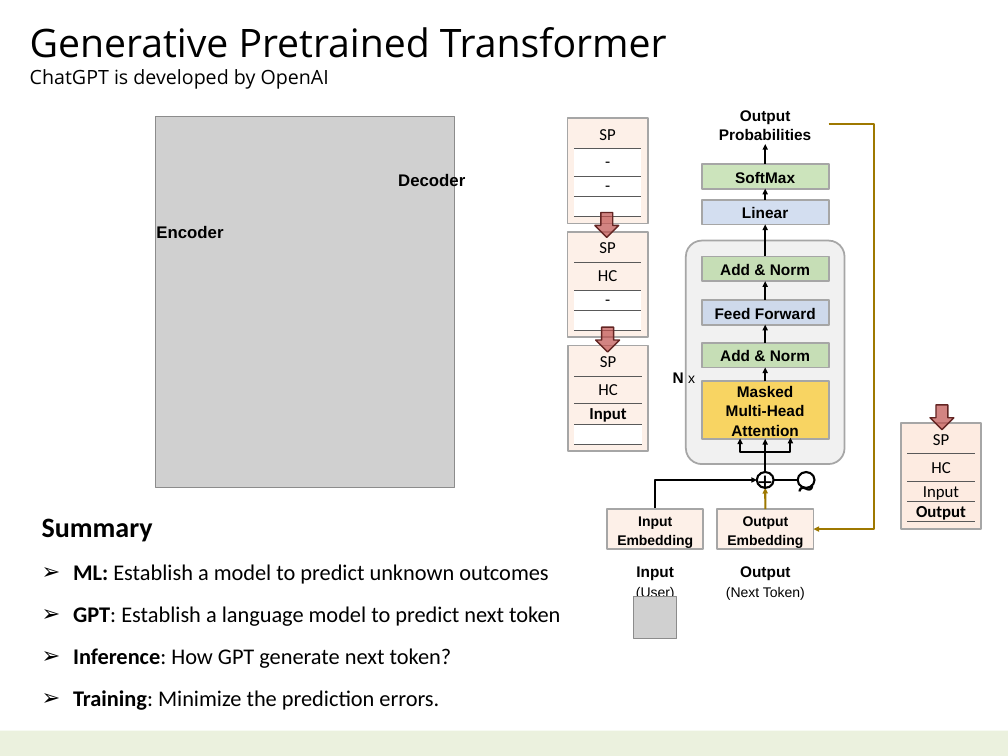
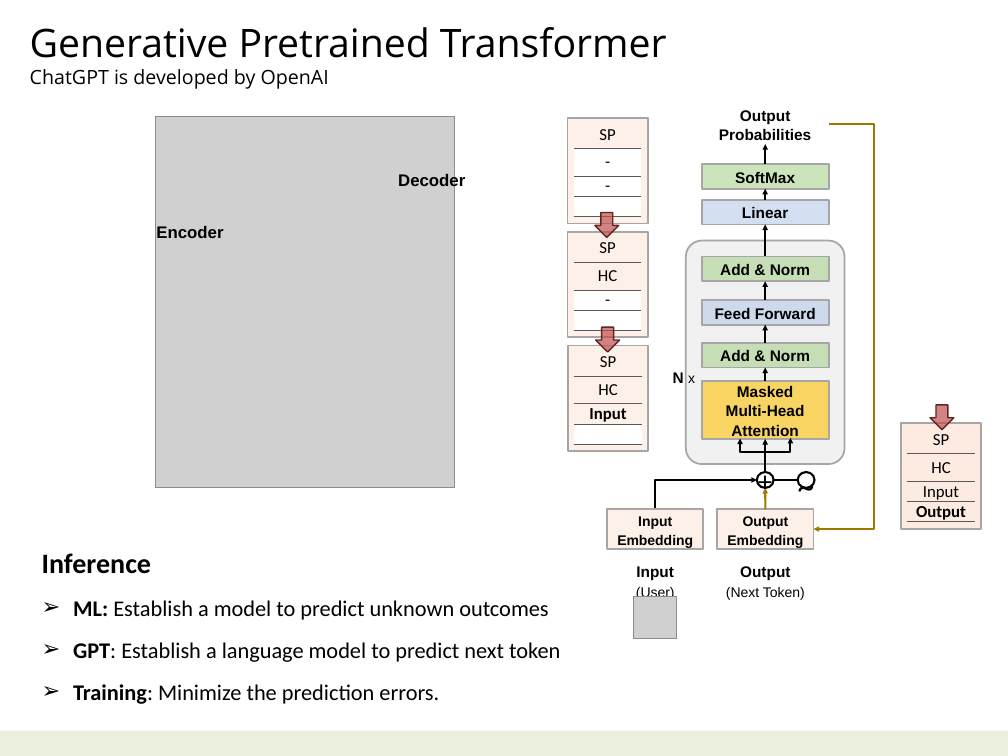
Before and after one commit to navibator/crazy-ai, a slide deck: slide 13 of ai.pptx. Drawn at 1008x756 pixels with LibreOffice and Linux fonts; fonts in the diff are those of the drawing; grey boxes stand for pictures. Boxes give left, top, right and bottom in pixels: in the first picture for what was removed or moved away, otherwise in the second. Text is boxed around its words. In the diff, an @@ line names an element or a change of style, - is before the commit and + after.

```diff
--- a/ai.pptx
+++ b/ai.pptx
@@ text "Inference": place and size @@
-text "Inference" at [42, 518, 560, 710]
+text "Inference" at [42, 553, 560, 704]
@@ text at [42, 553, 151, 574]: text changed @@
-Summary
+Inference
@@ text at [73, 648, 452, 668]: paragraph removed @@
-➢ Inference: How GPT generate next token?
```
Also in this commit, not shown: 3 other slides changed, 1 other file.
